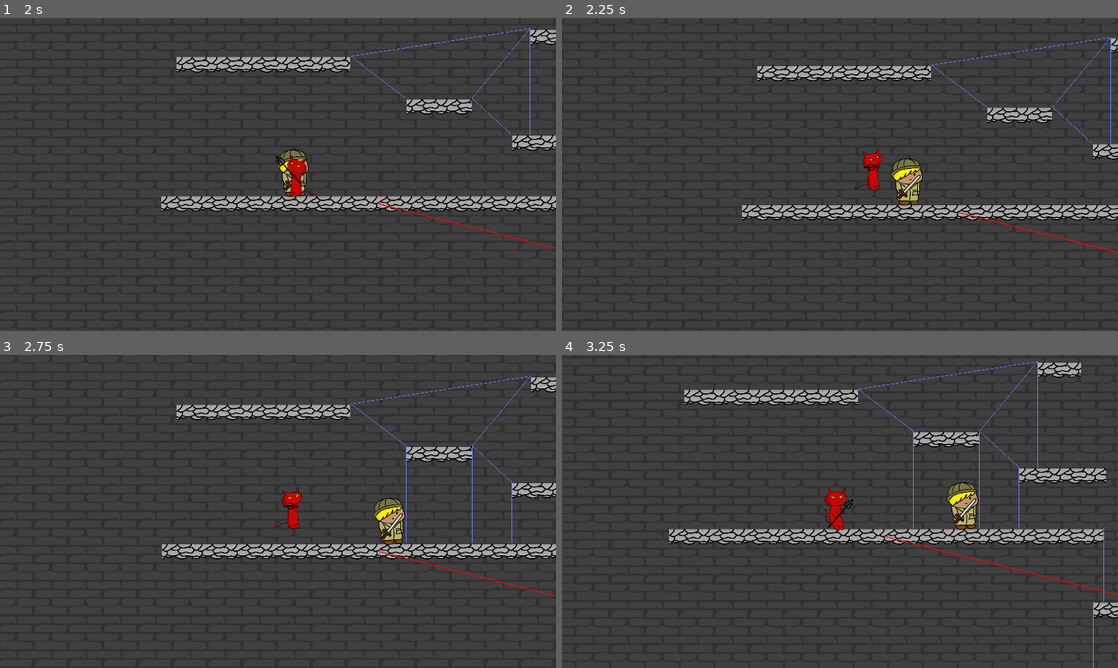
Above: before the commit, frames 1-4 (two rows, left to right).
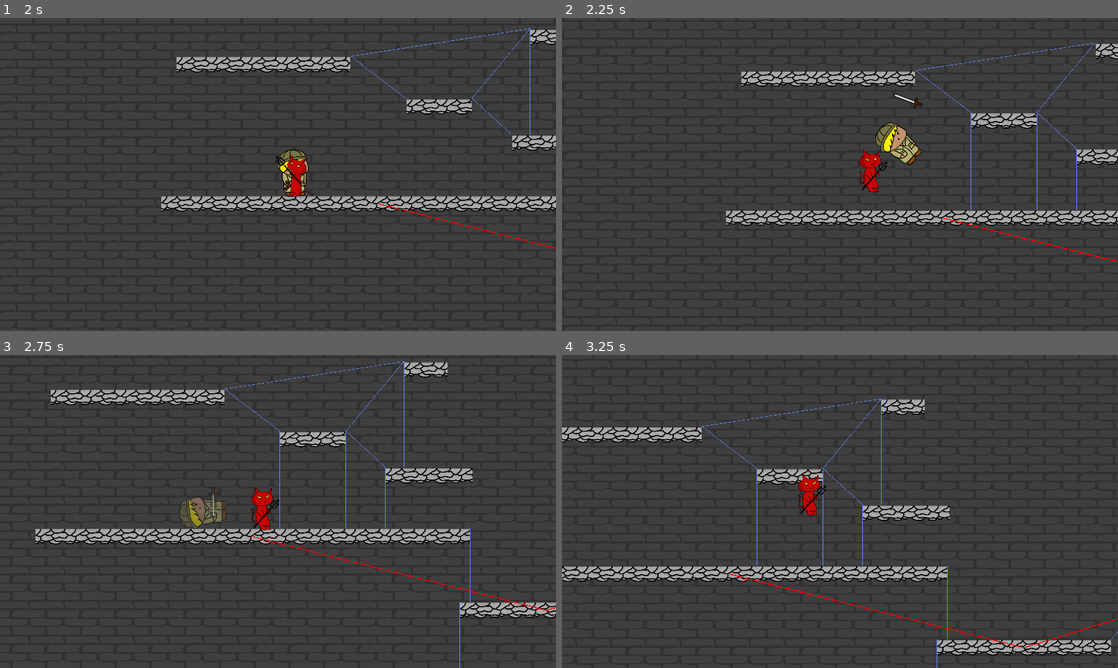
Above: after the commit, the same moments.

Repository: CiaranWoodward/LD48
Game: Godot game, scene res://Levels/TestLevel.tscn
Same seed, same stepped clock (60 frames per second), same inputs: the game is played once before the commit and once after it.
Inputs (mouse positions are in pixels of both pictures, inside the frame that each line leads up to):
- Up to frame 1 (2 s): move the mouse to (400, 158) at 0.52 s; hold D (player_right) 0.53-1.28 s; hold Right mouse button (player_grapple) 0.53-1.28 s; tap W (player_jump) at 0.77, 1.52 s; move the mouse to (166, 190) at 1.27 s; hold Left (player_left) from 1.28 s (still down); click (166, 190) at 1.35 s; right-click (166, 190) at 1.55 s
- Up to frame 2 (2.25 s): move the mouse to (895, 105) at 2.02 s; release Left (player_left) at 2.03 s; hold D (player_right) from 2.03 s (still down); hold Right mouse button (player_grapple) from 2.03 s (still down)
- Up to frame 3 (2.75 s): keep holding D (player_right); keep holding Right mouse button (player_grapple)
- Up to frame 4 (3.25 s): keep holding D (player_right); move the mouse to (812, 574) at 2.77 s; release Right mouse button (player_grapple) at 2.78 s; right-click (812, 574) at 2.85 s; tap W (player_jump) at 3.02 s

Frame 1 is identical in both runs. In frame 2, 8.4% of the frame differs, in the area x 29-100%, y 6-78%; in frame 3, 15%; in frame 4, 15%, in the area x 0-100%, y 2-100%.

Commit message:
Add grapple attack

Diff:
--- a/Demon/Demon.gd
+++ b/Demon/Demon.gd
@@ -21,6 +21,9 @@
 export var attack_ticks : int = 2
 export var pushback_amount = 600.0
 export var recoil_amount = 20.0
+export var min_grapple_attack_dist = 200.0
+export var grapple_attack_hit_dist = 40.0
+export var grapple_attack_bonus = 2.0
 
 # current state
 var _direction = 0
@@ -33,6 +36,7 @@
 var cur_maxspeed = max_speed
 var _state = state.IDLE
 var _grapplePoint = Vector2.INF
+var _grapplee = null
 #attacking state
 var _attack_countdown = 0
 var _recoil_countdown = 0
@@ -90,8 +94,16 @@
 		var dir = ghp.direction_to(gmp)
 		var vec = dir * grapple_length
 		var res = space_state.intersect_ray(ghp, ghp + vec, [self], 1 + 4)
+		var colobj = res.get("collider")
 		if res.empty():
 			stateMachine.travel("GrappleFail")
+		elif is_instance_valid(colobj) && colobj.has_method("_grapple_if_possible"):
+			if colobj._grapple_if_possible(ghp):
+				_grapplee = colobj
+				_grapplePoint = res["position"] + dir * grapple_stick_in_dist
+				_start_grapple()
+			else:
+				stateMachine.travel("GrappleFail")
 		else:
 			_grapplePoint = res["position"] + dir * grapple_stick_in_dist
 			_start_grapple()
@@ -126,6 +138,9 @@
 	$GrappleChain.visible = false
 	$GrappleHook.visible = false
 	myTrident.visible = true
+	if is_instance_valid(_grapplee):
+		_grapplee._grapple_done()
+	_grapplee = null
 	_startmoveifkeypressed()
 
 func IsGrappling() -> bool:
@@ -285,6 +300,14 @@
 	if dir.x < 0:
 		$Flipper.scale.x = -abs($Flipper.scale.x)
 
+func _handle_playergrappleattack(delta: float) -> void:
+	if is_instance_valid(_grapplee):
+		if global_position.distance_to(_grapplee.global_position) <= grapple_attack_hit_dist:
+			var dir = sign($Flipper.scale.x)
+			var pushback = Vector2(dir * 0.5, -0.5) * pushback_amount * grapple_attack_bonus
+			_grapplee.take_damage(damage * grapple_attack_bonus, pushback)
+			_end_grapple()
+
 func _countdown_attack():
 	if myAttackShape.disabled:
 		_attack_countdown = 0
@@ -308,6 +331,7 @@
 	_countdown_attack()
 	if IsGrappling():
 		_handle_playergrapplemove(delta)
+		_handle_playergrappleattack(delta)
 	else:
 		_handle_continuous_input()
 		_handle_falling(delta)
--- a/Enemies/SimpleEnemy.gd
+++ b/Enemies/SimpleEnemy.gd
@@ -54,6 +54,7 @@
 var _on_floor = false
 var _platform = null
 var _jumping = false
+var _grappled = false
 var _dead = false
 var _pushback = Vector2.ZERO
 var fall_time = 0
@@ -74,6 +75,16 @@
 	jumpTween.playback_process_mode = Tween.TWEEN_PROCESS_PHYSICS
 	pushbackTween.playback_process_mode = Tween.TWEEN_PROCESS_PHYSICS
 
+func _grapple_if_possible(_source) -> bool:
+	_grappled = true
+	fallTween.stop_all()
+	jumpTween.stop_all()
+	return true
+
+func _grapple_done():
+	_grappled = false
+	_end_jump()
+
 # Actually execute and move the character
 func _handle_movement(delta):
 	var speed = _direction * speed_rate * (max_speed-min_speed) + _direction * min_speed
@@ -83,6 +94,7 @@
 			_on_floor = true
 			stop_pushback()
 
+# Handle gravity timing
 func _handle_falling(delta):
 	if _on_floor:
 		fallTween.remove_all()
@@ -248,11 +260,15 @@
 func _physics_process(delta):
 	if is_nan(global_position.x):
 		print("Help!")
-	if !_jumping:
+	if !_jumping && !_grappled:
 		_handle_movement(delta)
 		_handle_falling(delta)
+		_relogic_if_necessary(delta)
 		_handle_idle(delta)
 		_handle_travel(delta)
+
+func _relogic_if_necessary(_delta):
+	pass
 
 func _is_jump_possible(from : Vector2, to : Vector2) -> bool:
 	var heightincrease = from.y - to.y # This is backwards because y is inverted!
--- a/project.godot
+++ b/project.godot
@@ -76,6 +76,7 @@
 2d_physics/layer_3="enemies"
 2d_physics/layer_4="playerbullets"
 2d_physics/layer_5="enemybullets"
+2d_physics/layer_6="cat"
 
 [physics]
 
